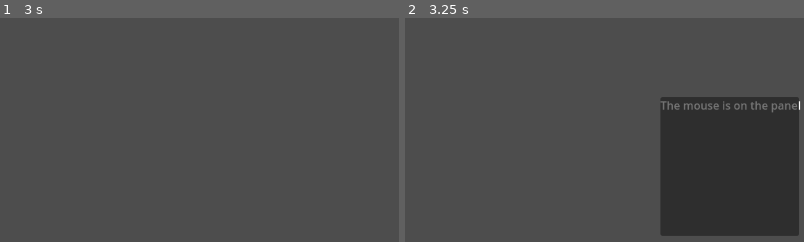
Above: before the commit, frames 1-2 (left to right).
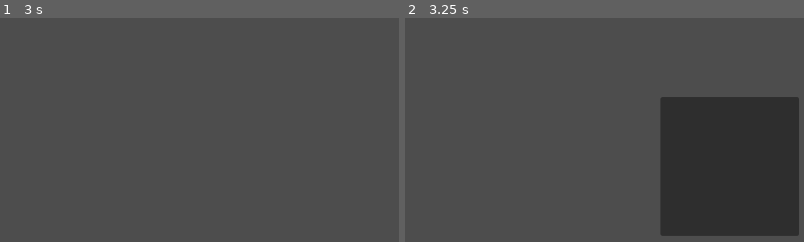
Above: after the commit, the same moments.

Repository: Rahlback/TCPGameServer
Game: Godot game, scene res://board_color_game/board/board_view_group.tscn
Two runs of this game, one before a commit and one after it. Both use one fixed random seed, a clock stepped at 60 frames per second and the inputs below. This scene is started directly instead of the project's main scene.
Inputs (mouse positions are % of the whole screen's width and height, from its top left):
- Up to frame 1 (3 s): tap Enter at 0.5, 2 s; move the mouse to (72, 45) at 0.52 s; tap D (D) at 0.6, 2.3 s; click (72, 45) at 0.67 s; tap Space at 1.25, 2.75 s; drag from (30, 55) to (45, 70) at 1.27 s; move the mouse to (60, 28) at 2.02 s; hold Mouse wheel up (CameraZoomIn) 2.03-2.75 s; click (60, 28) at 2.17 s; drag from (45, 70) to (20, 35) at 2.77 s
- Up to frame 2 (3.25 s): no input
The pictures show only the part of the screen within x 50-100%, y 50-100%; the shares and areas given below are measured in that part.

Frame 1 is identical in both runs. In frame 2, 0.6% of the frame differs, in the area x 64-99%, y 37-43%.
Error before the commit: Attempt to call function 'get_stats' in base 'null instance' on a null instance. (res://board_color_game/board/board_view_group.gd:64)
Error after the commit: Attempt to call function 'get_stats' in base 'null instance' on a null instance. (res://board_color_game/board/board_view_group.gd:73)

Commit message:
Add player names reference in board node
Show graph and player names when hovering a board

Diff:
--- a/board_color_game/board/board.gd
+++ b/board_color_game/board/board.gd
@@ -32,6 +32,7 @@
 var player_floors : Dictionary
 var player_scores : Dictionary
 var stats : Array[Dictionary] ## Move index: {player_id: score, ...}
+var player_names : Dictionary ## {player_id: "PlayerName"}
 
 var board : Image
 var starting_board : Image
@@ -583,6 +584,14 @@
 
 func get_player_colors():
 	return player_colors
+
+func get_player_names():
+	return player_names
+
+## Expects a dictionary = {player_id: "PlayerName}
+func set_player_names(names: Dictionary):
+	player_names = names
+
 # TODO
 # Function to get updated state of the board
 # Save history of the players? In order to be able to repeat it.
--- a/board_color_game/board/board_view_group.gd
+++ b/board_color_game/board/board_view_group.gd
@@ -3,11 +3,12 @@
 @onready var boards = $Boards
 @onready var board_panel = $BoardPanel
 @onready var board_stats = $BoardStats
-@onready var player_chart = $CanvasLayer/MouseOn/Panel/PlayerChart
+@onready var player_chart = $CanvasLayer/MouseOn/Panel/VBoxContainer/PlayerChart
 @onready var mouse_on = $CanvasLayer/MouseOn
+@onready var player_names = $CanvasLayer/MouseOn/Panel/VBoxContainer/PlayerNames
 
 @export var max_points := 100
-
+@export var graph_points := 200 ## Sets how many X points there should be on the graph
 # This is needed because we are adding boards before this node has entered
 # the scene tree
 var board_counter := 0
@@ -17,6 +18,14 @@
 	await get_tree().process_frame
 	if boards.get_child_count() > 0:
 		show_board(board_showing)
+
+		var players = boards.get_child(0).get_player_colors()
+		var player_names_dict = boards.get_child(0).get_player_names()
+		for player in players:
+			player_names.push_color(players[player])
+			player_names.append_text(player_names_dict[player] + "\n")
+
+
 
 func show_board(i):
 	if i >= 0 and i < boards.get_child_count():
@@ -80,7 +89,7 @@
 
 	# TODO: Optimize this part. We might be able to send the Vector2 array
 	# directly to player_chart.add_plot
-	for d_points in current_board.get_stats_last_n_items(100):
+	for d_points in current_board.get_stats_last_n_items(graph_points):
 		for player in d_points:
 			d_players[player].append(Vector2(0, d_points[player]))
 
--- a/board_color_game/board/board_view_group.tscn
+++ b/board_color_game/board/board_view_group.tscn
@@ -48,29 +48,39 @@
 
 [node name="CanvasLayer" type="CanvasLayer" parent="."]
 
-[node name="MouseOn" type="Label" parent="CanvasLayer"]
+[node name="MouseOn" type="Control" parent="CanvasLayer"]
 visible = false
+layout_mode = 3
+anchors_preset = 0
 offset_left = 945.0
 offset_top = 439.0
-offset_right = 1285.0
-offset_bottom = 468.0
-text = "The mouse is on the panel"
+offset_right = 1145.0
+offset_bottom = 641.0
 
 [node name="Panel" type="Panel" parent="CanvasLayer/MouseOn"]
 layout_mode = 0
 offset_right = 200.0
 offset_bottom = 200.0
 
-[node name="PlayerChart" type="Control" parent="CanvasLayer/MouseOn/Panel"]
-anchors_preset = 0
-offset_right = 200.0
+[node name="VBoxContainer" type="VBoxContainer" parent="CanvasLayer/MouseOn/Panel"]
+custom_minimum_size = Vector2(200, 200)
+layout_mode = 0
+offset_right = 199.0
 offset_bottom = 200.0
+
+[node name="PlayerChart" type="Control" parent="CanvasLayer/MouseOn/Panel/VBoxContainer"]
+custom_minimum_size = Vector2(0, 80.78)
+layout_mode = 2
 script = ExtResource("3_ncssj")
 ignore_x_values = true
 show_axis = false
 max_axis_value = Vector2i(0, 0)
 dynamic_axis_values = true
 
+[node name="PlayerNames" type="RichTextLabel" parent="CanvasLayer/MouseOn/Panel/VBoxContainer"]
+layout_mode = 2
+fit_content = true
+
 [connection signal="mouse_entered" from="BoardPanel" to="." method="_on_panel_mouse_entered"]
 [connection signal="mouse_exited" from="BoardPanel" to="." method="_on_panel_mouse_exited"]
 [connection signal="pressed" from="NavigationButtons/SwitchLeft" to="." method="_on_switch_left_pressed"]
--- a/board_color_game/board_color_main.gd
+++ b/board_color_game/board_color_main.gd
@@ -257,16 +257,19 @@
 func start_game(players_list: Array[int]):
 	var game_boards := await _generate_boards(number_of_boards_per_group)
 	var player_setup: Dictionary = {}
-
-	for i in range(players_list.size()):
+	var player_names_dictionary : Dictionary = {}
+	for i in range(players_list.size()): # TODO iterate over elements directly instead.
 		player_setup[players_list[i]] = possible_colors[i]
 		side_bar.update_player_color(players_list[i], possible_colors[i])
+		player_names_dictionary[players_list[i]] = players[players_list[i]].player_name
+
 	print("Player setup: ", player_setup)
 
 	var serialized_boards : Array[PackedByteArray] = []
 	var number_of_bytes := 4 # Number of boards, 4 bytes
 	for game_board in game_boards:
 		game_board.setup_players(player_setup)
+		game_board.set_player_names(player_names_dictionary)
 		var serialized_board = game_board.get_obstacle_serialized()
 		var game_board_width_bytes : int = game_board.get_width()
 		var game_board_height_bytes : int = game_board.get_height()
--- a/board_color_game/board_color_main.tscn
+++ b/board_color_game/board_color_main.tscn
@@ -11,7 +11,7 @@
 max_board_width = 20
 max_board_height = 20
 image_scale = 15
-moves_until_game_over = 1500
+moves_until_game_over = 50000
 possible_colors = Array[Color]([Color(1, 0, 0, 1), Color(0, 1, 0, 1), Color(0, 0, 1, 1), Color(1, 0.67451, 1, 1), Color …(272 unchanged characters)…
 
 [node name="PlayerList" type="VBoxContainer" parent="."]
